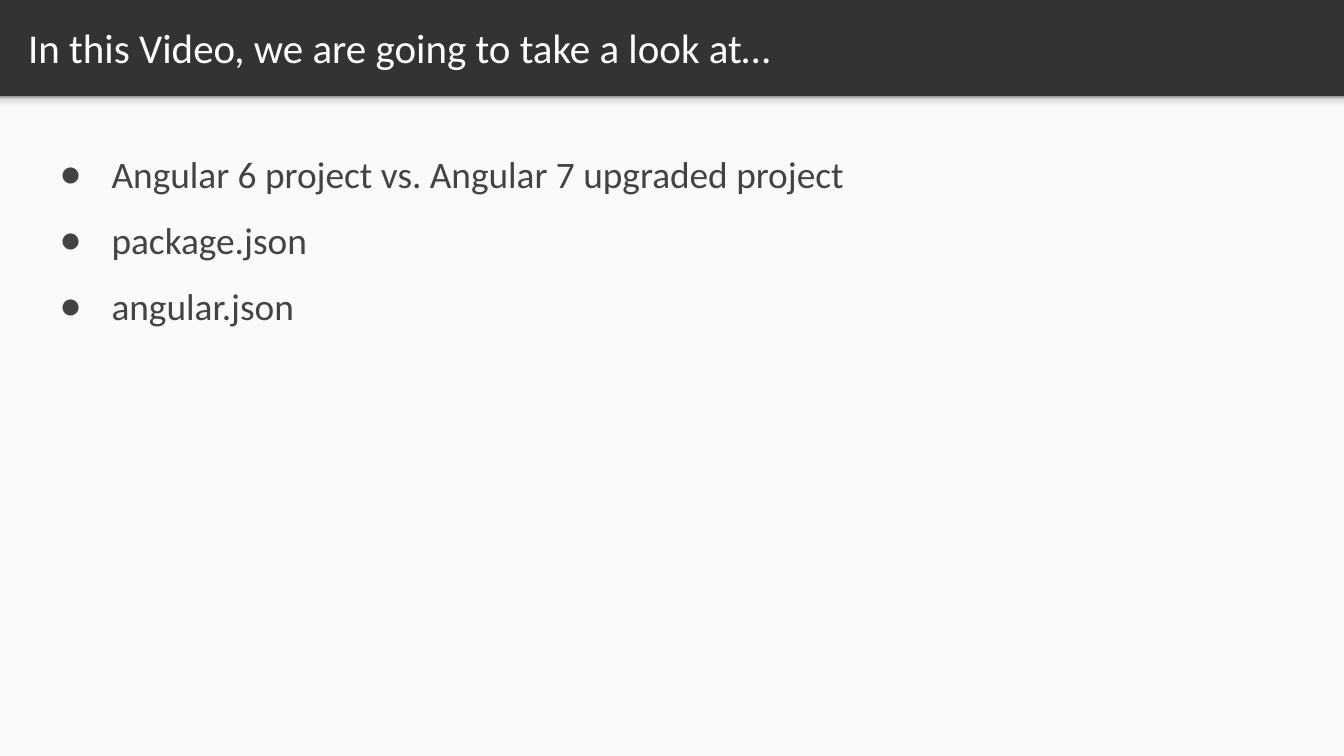
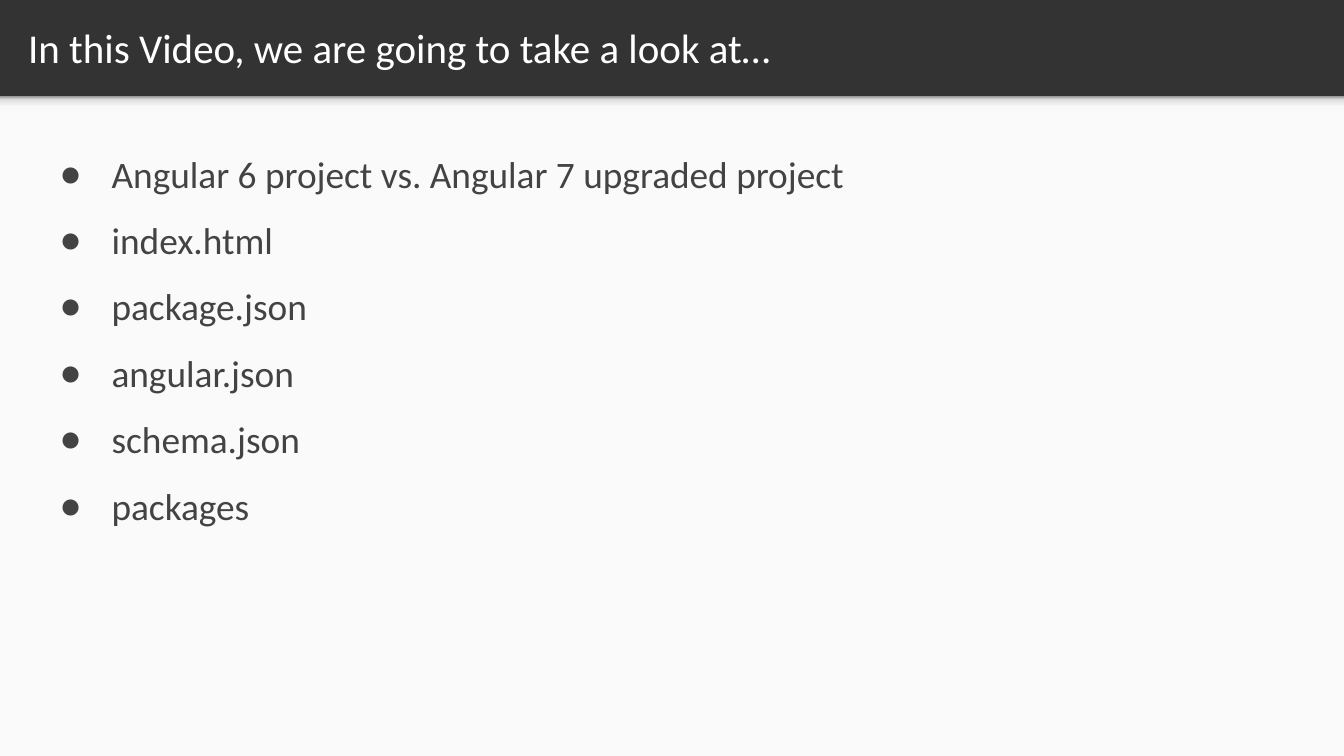
Before and after one commit to PacktPublishing/Angular-7-New-Features, a slide deck: slide 2 of Angular 7 New Features PPTs/Angular 7 New Features 1/Angular 7 New Features 1.4.ppt. Drawn at 1344x756 pixels with LibreOffice and Linux fonts; fonts in the diff are those of the drawing. Boxes give left, top, right and bottom in pixels: in the first picture for what was removed or moved away, otherwise in the second. Text is boxed around its words. In the diff, an @@ line names an element or a change of style, - is before the commit and + after.

```diff
--- a/Angular 7 New Features PPTs/Angular 7 New Features 1/Angular 7 New Features 1.4.ppt
+++ b/Angular 7 New Features PPTs/Angular 7 New Features 1/Angular 7 New Features 1.4.ppt
@@ text at <box>112,228,273,255</box>: paragraph added @@
+● index.html
@@ text at <box>112,427,300,527</box>: paragraphs added @@
+● schema.json
+● packages
```
Also in this commit, not shown: 1 other file.
